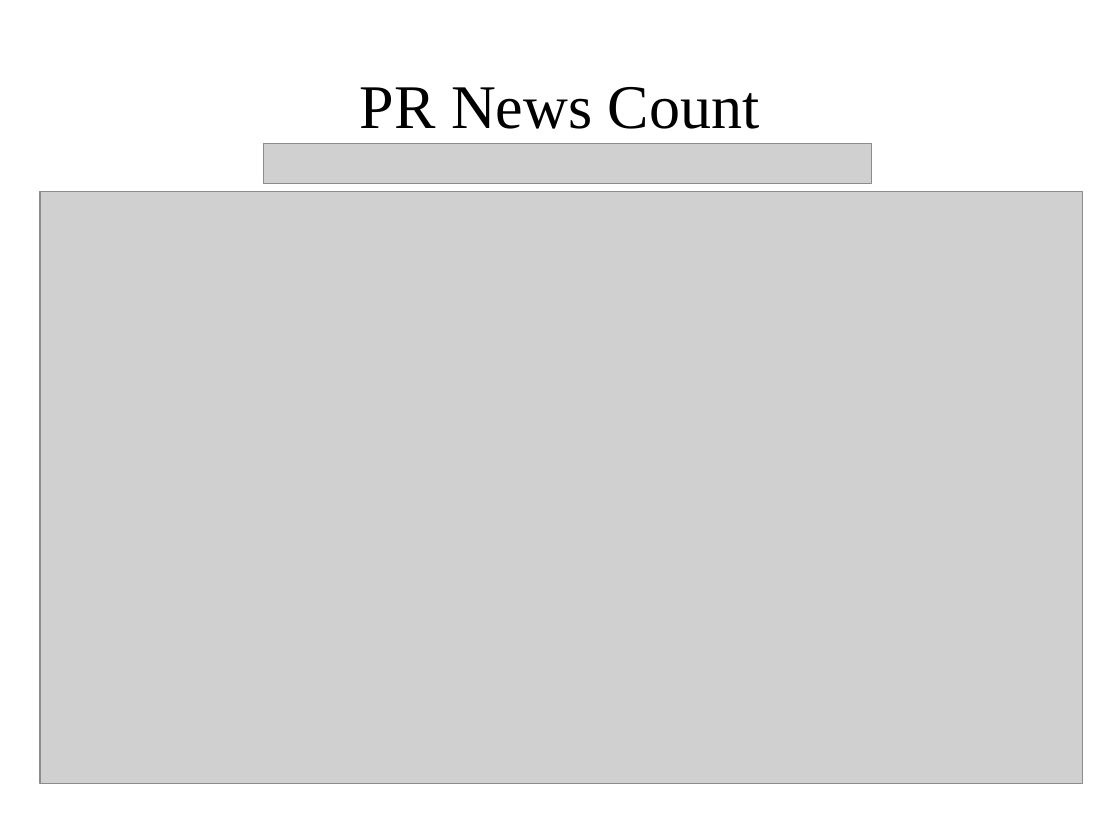
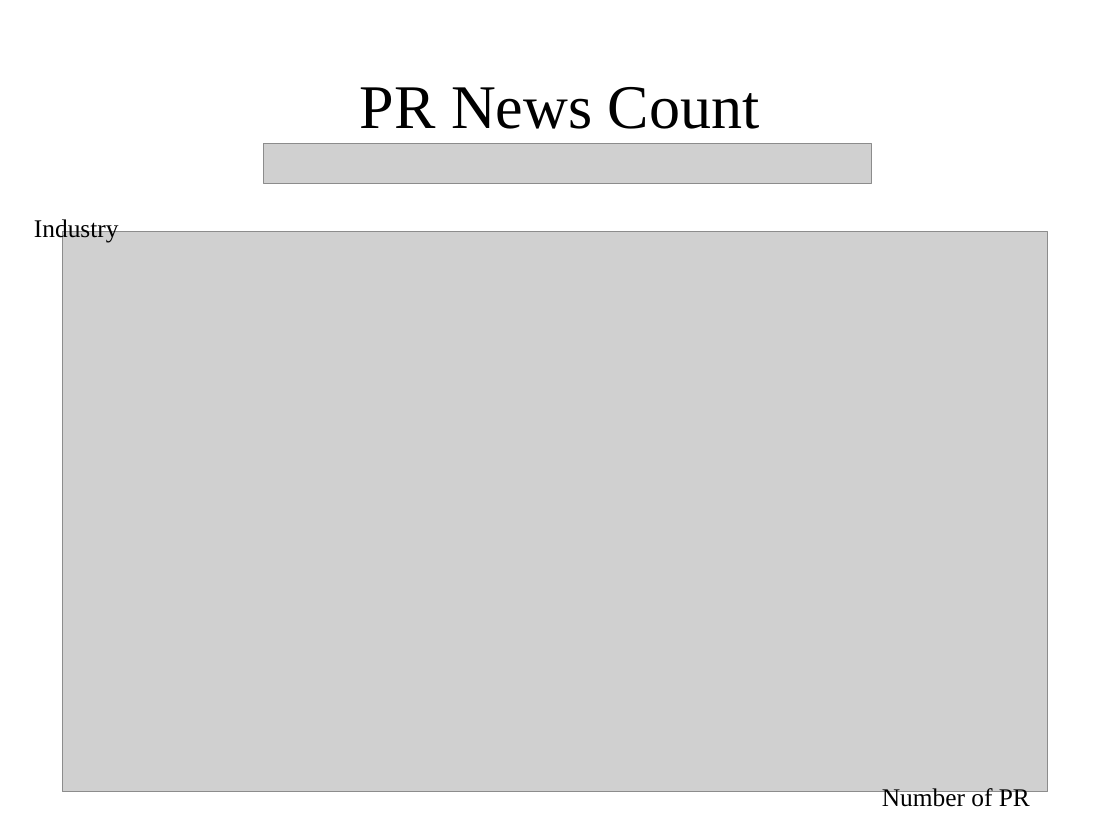
Before and after one commit to chazzy1/webscraping, a slide deck: slide 5 of documents/news_scraping.odp. Drawn at 1120x840 pixels with LibreOffice and Linux fonts; fonts in the diff are those of the drawing; grey boxes stand for pictures. Boxes give left, top, right and bottom in pixels: in the first picture for what was removed or moved away, otherwise in the second. Text is boxed around its words. In the diff, an @@ line names an element or a change of style, - is before the commit and + after.

```diff
--- a/documents/news_scraping.odp
+++ b/documents/news_scraping.odp
@@ text added at box(34, 219, 119, 243), 18 pt, text #000000 @@
+Industry
@@ picture: place and size @@
-picture at box(40, 192, 1082, 785)
+picture at box(62, 232, 1048, 792)
@@ text added at box(882, 786, 1030, 807), 18 pt, text #000000 @@
+Number of PR
```
Also in this commit, not shown: 1 other slide changed, 2 slides added, 2 other files.
